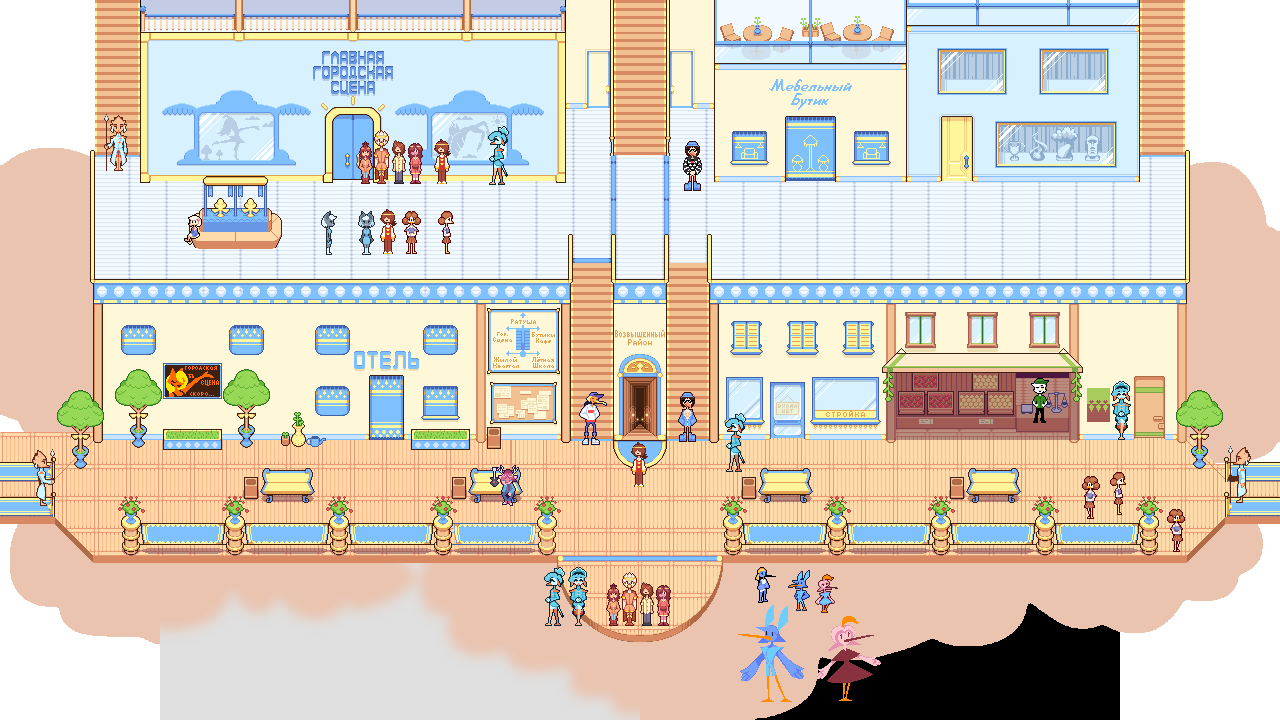
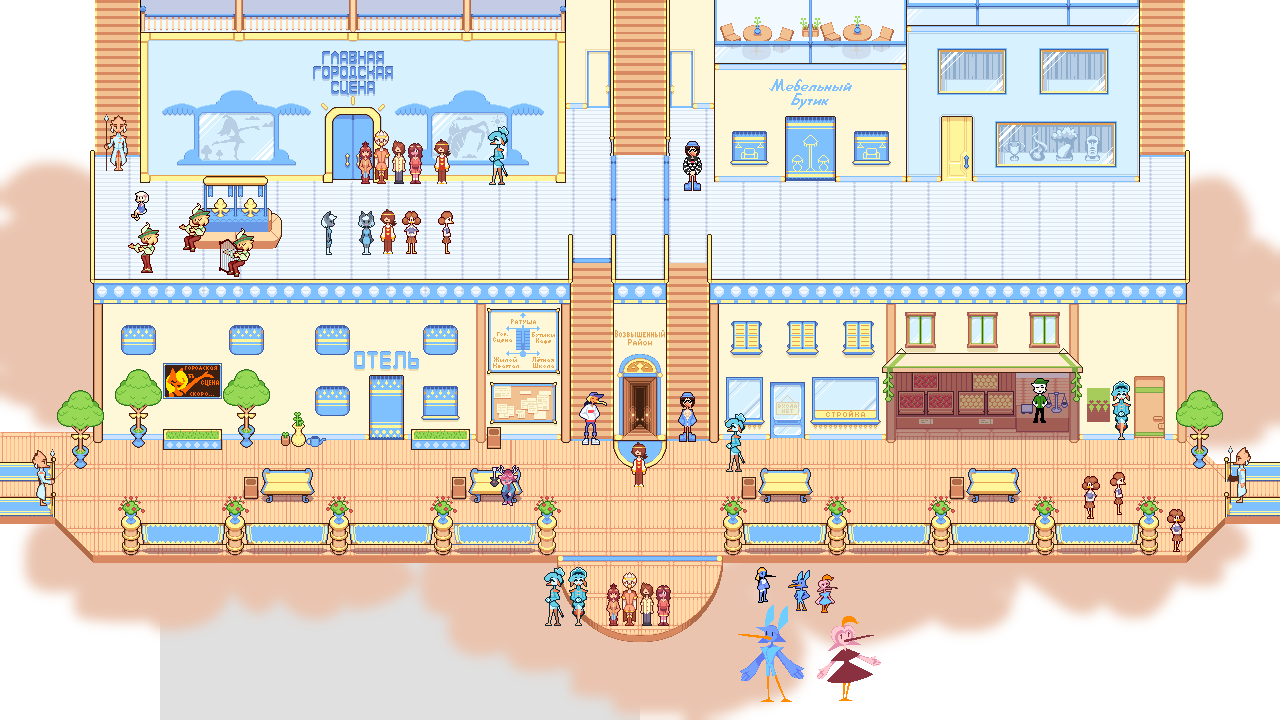
Layers edited between the first and the second 1280 x 720 image:
painted on "персонажи" over 128, 191, 254, 277
painted on "Layer 15" over 0, 148, 1280, 720
